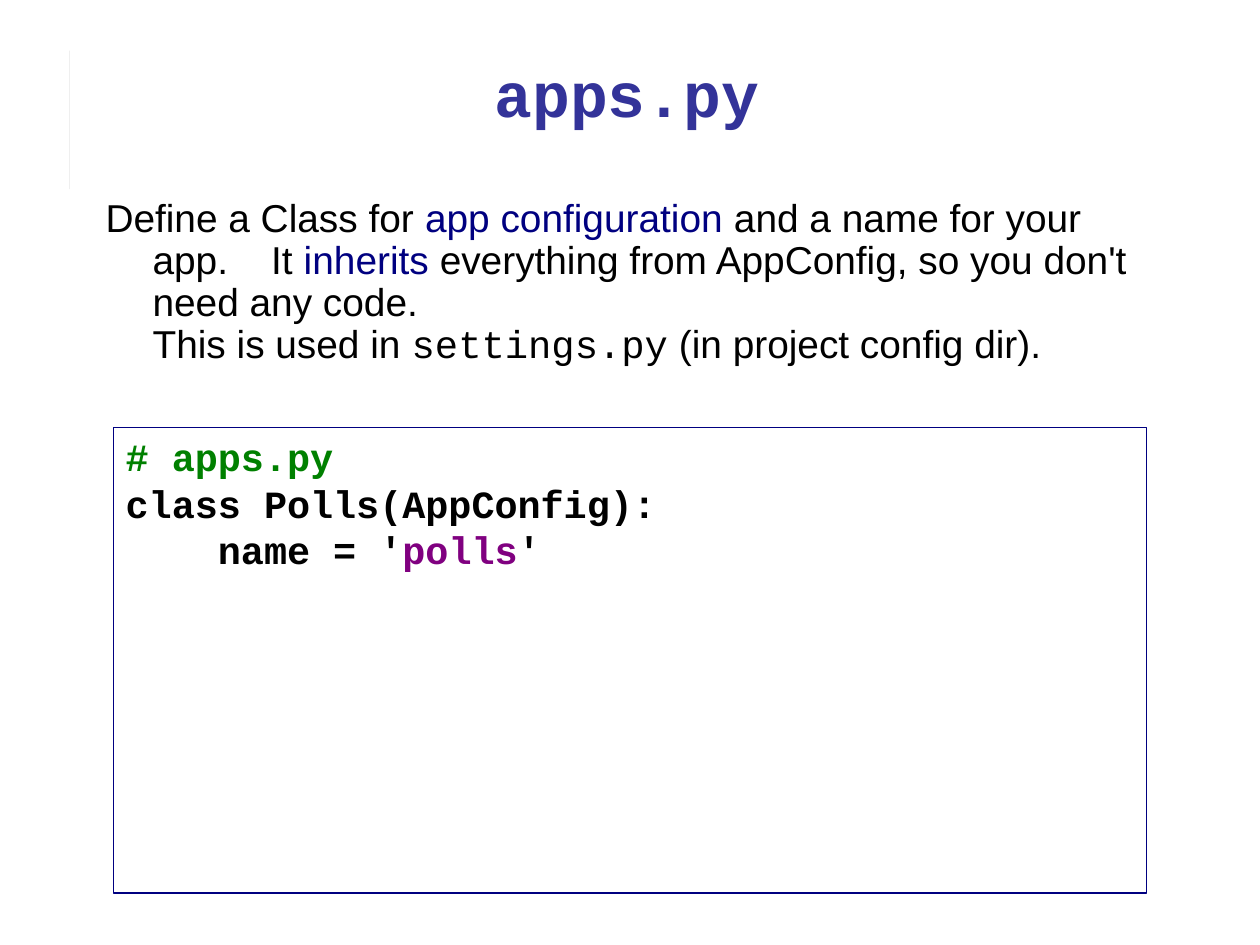
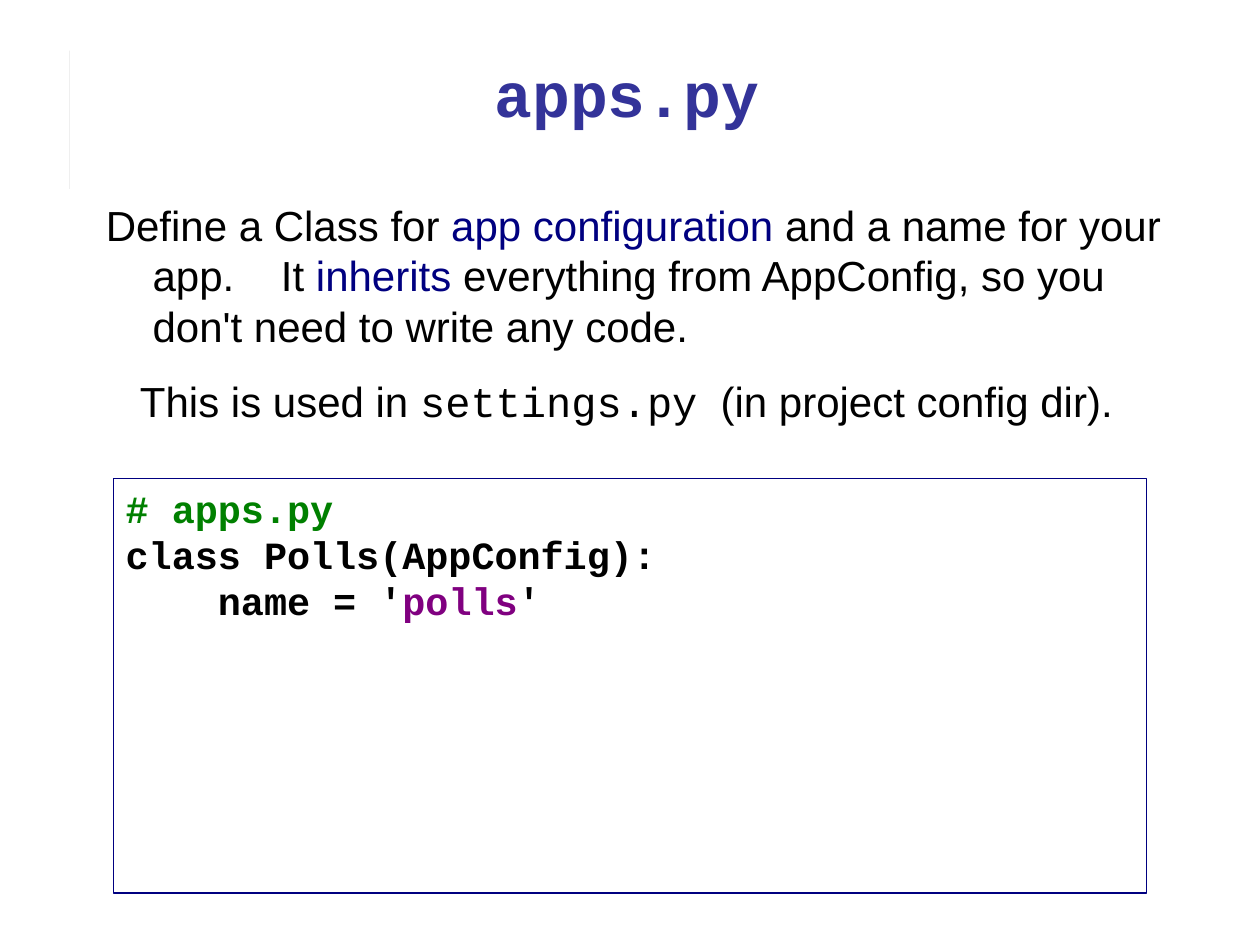
Before and after one commit to cpske/ISP, a slide deck: slide 13 of django/Intro-to-Django.ppt (slide 11 before the commit). Drawn at 1260x945 pixels with LibreOffice and Linux fonts; fonts in the diff are those of the drawing. Boxes give left, top, right and bottom in pixels: in the first picture for what was removed or moved away, otherwise in the second. Text is boxed around its words. In the diff, an @@ line names an element or a change of style, - is before the commit and + after.

```diff
--- a/django/Intro-to-Django.ppt
+++ b/django/Intro-to-Django.ppt
@@ text at (106,210,1161,426): text changed; size 22.2 to 24 pt @@
-Define a Class for app configuration and a name for your app. It inherits everything from AppConfig, so you don't need any code.
-This is used in settings.py (in project config dir).
+Define a Class for app configuration and a name for your app. It inherits everything from AppConfig, so you don't need to write any code.
+This is used in settings.py (in project config dir).
@@ rectangle "# apps.py": place and size @@
-rectangle "# apps.py" at (113,427,1147,893)
+rectangle "# apps.py" at (113,479,1147,893)
```
Also in this commit, not shown: 18 other slides changed, 6 slides added, 2 other files.
